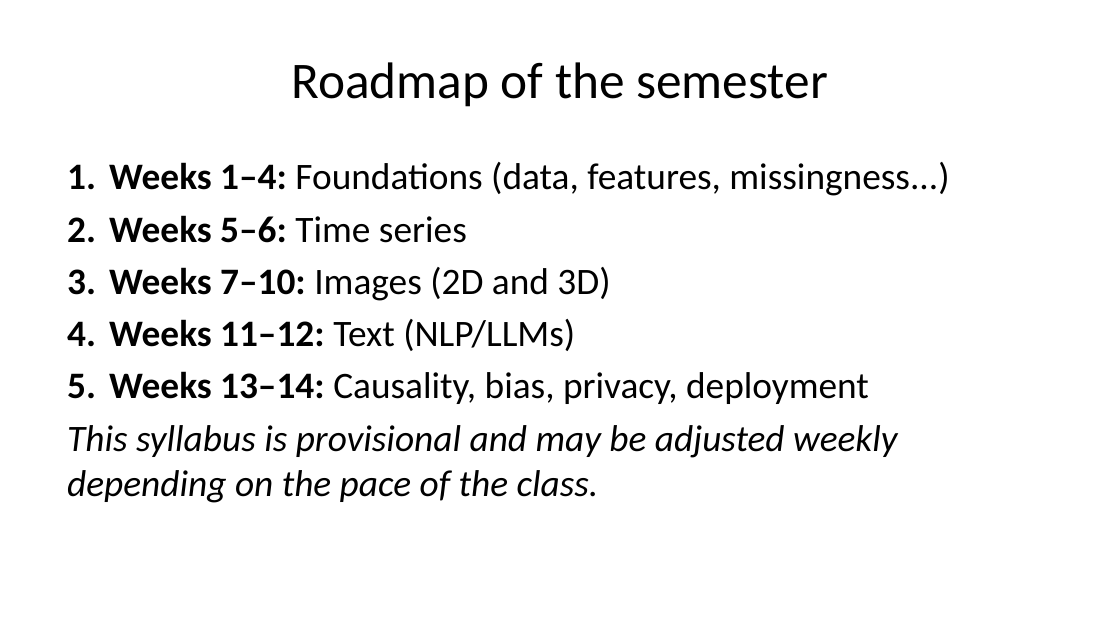
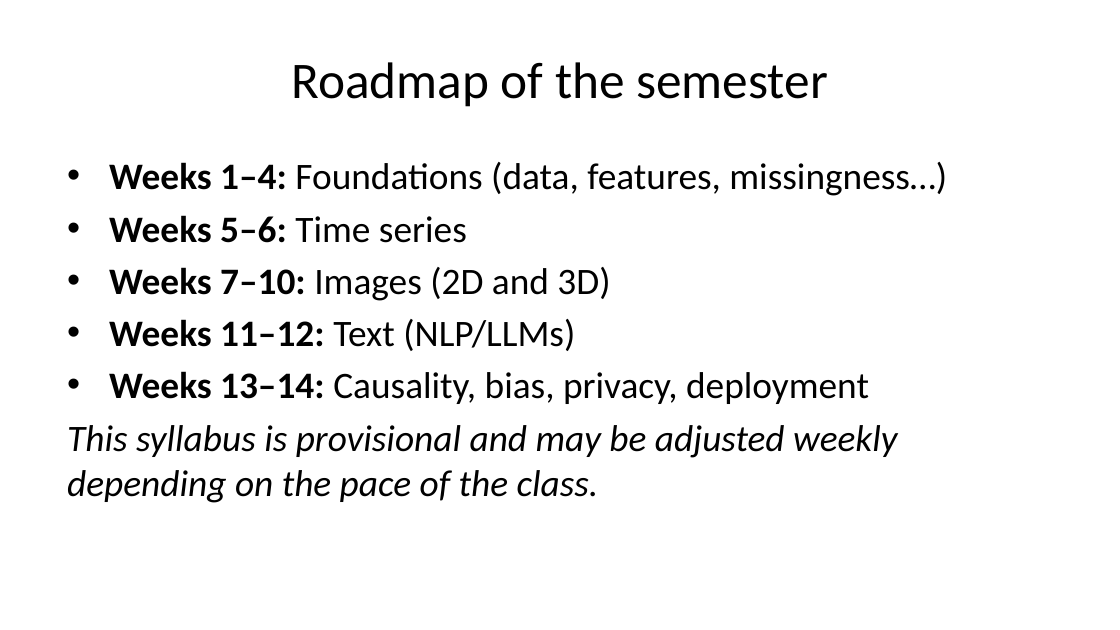
Before and after one commit to pauldubois98/AdcancedTopicsDataScience2026, a slide deck: slide 8 of Course01/slides.pptx. Drawn at 1120x630 pixels with LibreOffice and Linux fonts; fonts in the diff are those of the drawing. Boxes give left, top, right and bottom in pixels: in the first picture for what was removed or moved away, otherwise in the second. Text is boxed around its words. In the diff, an @@ line names an element or a change of style, - is before the commit and + after.

```diff
--- a/Course01/slides.pptx
+++ b/Course01/slides.pptx
@@ text at bbox=[109, 162, 947, 196]: text changed @@
-1. Weeks 1–4: Foundations (data, features, missingness...)
+• Weeks 1–4: Foundations (data, features, missingness…)
```
Also in this commit, not shown: 12 other slides changed, 6 slides added, 10 slides removed, 1 other file.
